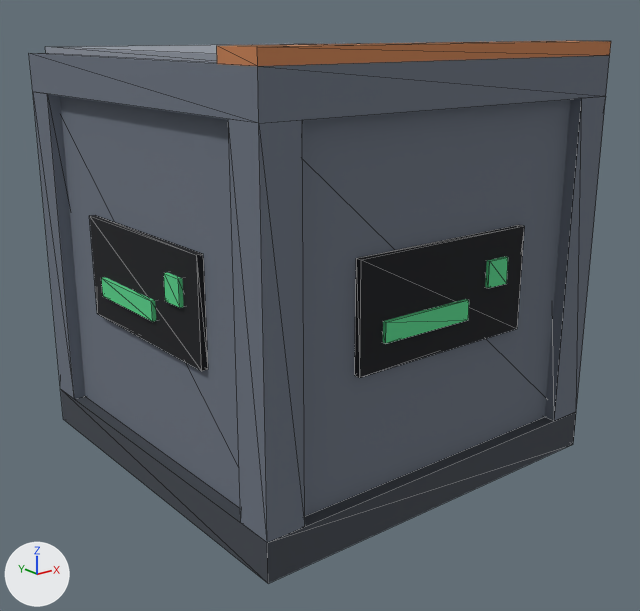
The glTF model assets/models/placer.glb as it was, and as the next commit left it.
One viewpoint serves both versions: a 50 mm camera at (-0.875, -1.261, 1.061) aimed at (0.491, 0.447, 0.378). Arrows for +X, +Y and +Z are at lower left; the lights stay in place. The older version comes first. Mesh edges are drawn as thin lines.

Script lines for the objects in view, before the commit:
```python
me_placer_body = bpy.data.meshes.new('placer_body')
me_placer_body.from_pydata(...)  # 162 vertices, 264 faces; spans x 0.0..1.016, y 0.0..1.0, z 0.0..1.016
# faces by material slot: [12, 72, 12, 84, 48, 36]
me_placer_body.materials.append(mat_case_dark)  # dark grey #42474f
me_placer_body.materials.append(mat_case)  # greyish blue #6b7380
me_placer_body.materials.append(mat_case_light)  # grey #949aa4
me_placer_body.materials.append(mat_placer)  # green #59d38c
me_placer_body.materials.append(mat_black)  # black #15171c
me_placer_body.materials.append(mat_glow_led_green)  # green #59d38c
me_placer_tier = bpy.data.meshes.new('placer_tier')
me_placer_tier.from_pydata(...)  # a box spanning x 0.0..1.0, y 0.0..0.125, z 1.0..1.031
me_placer_tier.materials.append(mat_tint)  # orange #c57f52
ob_body_015 = bpy.data.objects.new('body.015', me_placer_body)
ob_body_015.location = (0.0, 0.0, 0.0)
ob_tier_007 = bpy.data.objects.new('tier.007', me_placer_tier)
ob_tier_007.location = (0.0, 0.0, 0.0)
```
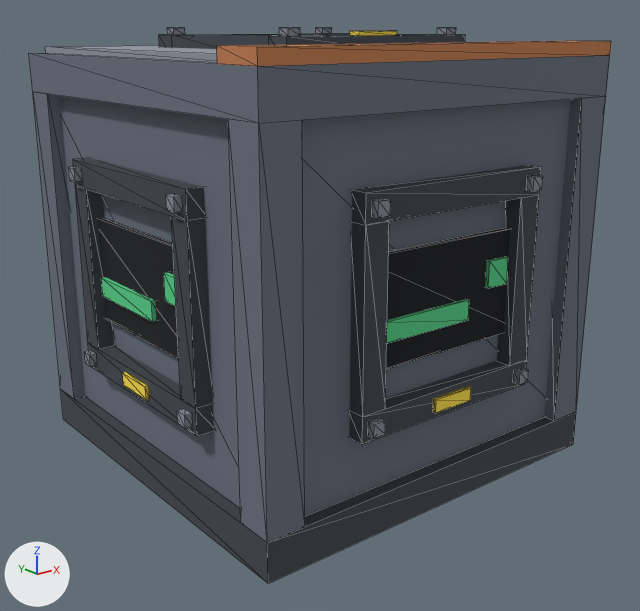
Changed parts and their boxes [x1, y1, x2, y2] in the pictures (640 x 611 px):
'link_y-.009', added: after [349, 165, 543, 444]
    faces in mat_case_dark (dark grey #42474f): [349, 165, 541, 444]
    faces in mat_steel (grey #8a919d): [368, 175, 543, 438]
    faces in mat_glow_energy (yellow #ffe14a): [433, 386, 471, 413]
'link_x-.009', added: after [69, 158, 214, 436]
    faces in mat_case_dark (dark grey #42474f): [73, 158, 214, 436]
    faces in mat_steel (grey #8a919d): [69, 167, 193, 429]
    faces in mat_glow_energy (yellow #ffe14a): [122, 372, 150, 400]
'link_z+.009', added: after [159, 28, 465, 49]
    faces in mat_case_dark (dark grey #42474f): [159, 34, 465, 49]
    faces in mat_steel (grey #8a919d): [167, 28, 456, 36]
    faces in mat_glow_energy (yellow #ffe14a): [350, 31, 397, 36]

The change in detail:
Material 'glow_energy' (mat_glow_energy) is new.
Its base color is (1.0, 0.753, 0.0685) (yellow #ffe14a).
Its roughness is 1.0.
Mesh me_placer_link_z is new.
It has 64 vertices, 108 faces and spans x 0.238..0.762, y 0.238..0.762, z 0.991..1.061.
Faces by material slot: [48, 48, 12].
It uses material mat_case_dark (dark grey #42474f).
It uses material mat_steel (grey #8a919d).
It uses material mat_glow_energy (yellow #ffe14a).
Mesh me_placer_link_y_1 is new.
It has 72 vertices, 108 faces and spans x 0.238..0.763, y -0.028..0.038, z 0.238..0.762.
Faces by material slot: [48, 48, 12].
It uses material mat_case_dark (dark grey #42474f).
It uses material mat_steel (grey #8a919d).
It uses material mat_glow_energy (yellow #ffe14a).
Mesh me_placer_link_x_1 is new.
It has 68 vertices, 108 faces and spans x -0.028..0.038, y 0.238..0.762, z 0.238..0.762.
Faces by material slot: [48, 48, 12].
It uses material mat_case_dark (dark grey #42474f).
It uses material mat_steel (grey #8a919d).
It uses material mat_glow_energy (yellow #ffe14a).
Object 'link_z+.009' (ob_link_z__009) is new; it shows me_placer_link_z.
Its location is (0.0, 0.0, 0.0).
Object 'link_y-.009' (ob_link_y__009_1) is new; it shows me_placer_link_y_1.
Its location is (0.0, 0.0, 0.0).
Object 'link_x-.009' (ob_link_x__009_1) is new; it shows me_placer_link_x_1.
Its location is (0.0, 0.0, 0.0).
